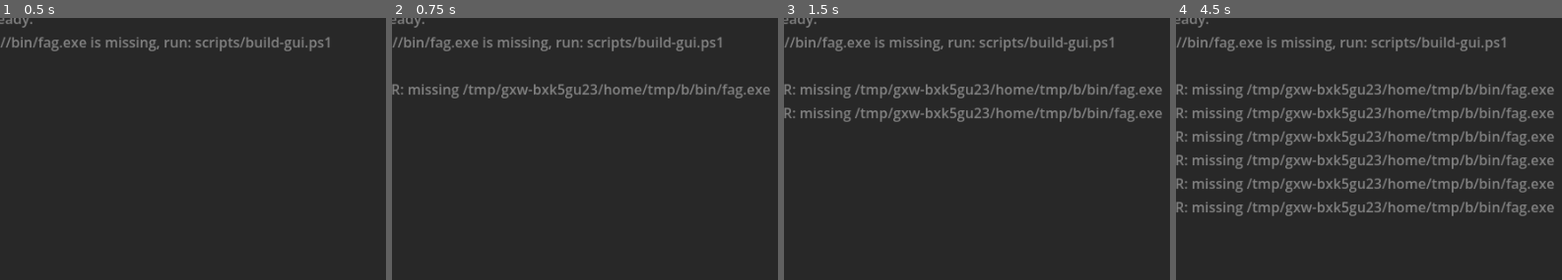
Above: before the commit, frames 1-4 (left to right).
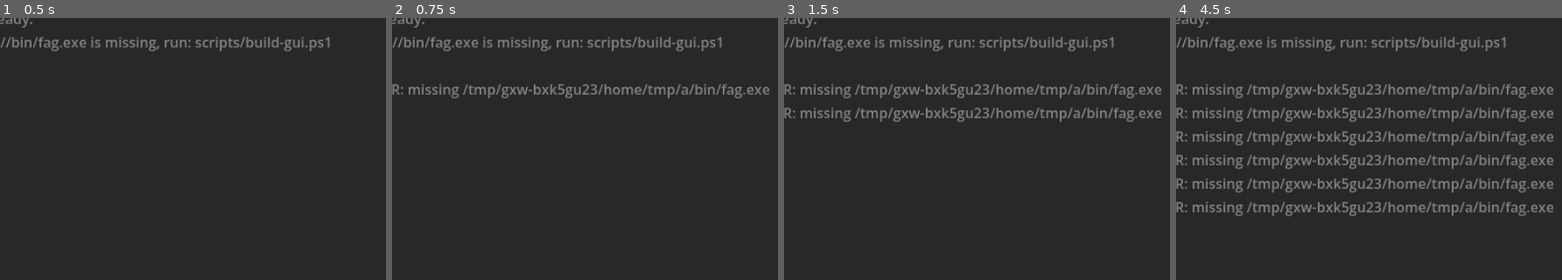
Above: after the commit, the same moments.

Repository: lemonhall/FileAssocGuard
Game: Godot game, scene res://main.tscn
Same seed, same stepped clock (60 frames per second), same inputs: the game is played once before the commit and once after it.
Inputs:
- Up to frame 1 (0.5 s): no input
- Up to frame 2 (0.75 s): click "Start" at 0.5 s
- Up to frame 3 (1.5 s): click "Start" at 1.25 s
- Up to frame 4 (4.5 s): click "Sysinfo" at 2 s; click "Latest" at 2.75 s; click "ProgIds" at 3.5 s; click "Capture" at 4.25 s
The pictures show only the part of the screen within x 6-56%, y 27-77%; the shares and areas given below are measured in that part.

Frame 1 is identical in both runs. In frame 2, 0.2% of the frame differs, in the area x 75-98%, y 25-31%; in frame 3, 0.4%; in frame 4, 1.3%, in the area x 75-98%, y 25-76%.

Commit message:
fix(gui): avoid Variant type inference warnings

Diff:
--- a/apps/gui/Main.gd
+++ b/apps/gui/Main.gd
@@ -229,7 +229,7 @@
 		_write(text)
 		return
 
-	var data := _parse_json(text)
+	var data = _parse_json(text)
 	if data == null or typeof(data) != TYPE_DICTIONARY:
 		rules_path_label.text = "parse error"
 		return
@@ -280,7 +280,7 @@
 	_write("Events cleared.")
 
 func _append_event_line(line: String) -> void:
-	var data := _parse_json(line)
+	var data = _parse_json(line)
 	if data == null or typeof(data) != TYPE_DICTIONARY:
 		return
 
@@ -302,7 +302,7 @@
 func _format_time(ms: int) -> String:
 	if ms <= 0:
 		return ""
-	var d := Time.get_datetime_dict_from_unix_time(int(ms / 1000))
+	var d = Time.get_datetime_dict_from_unix_time(int(ms / 1000))
 	return "%04d-%02d-%02d %02d:%02d:%02d" % [d.year, d.month, d.day, d.hour, d.minute, d.second]
 
 func _parse_json(text: String) -> Variant:
